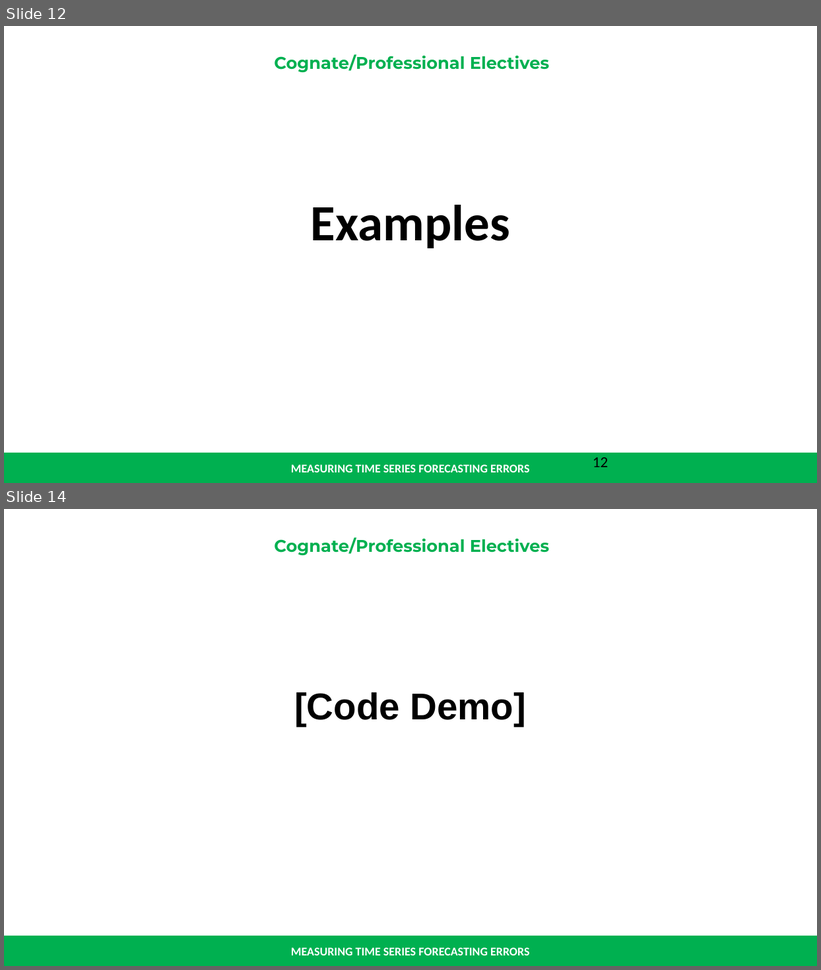
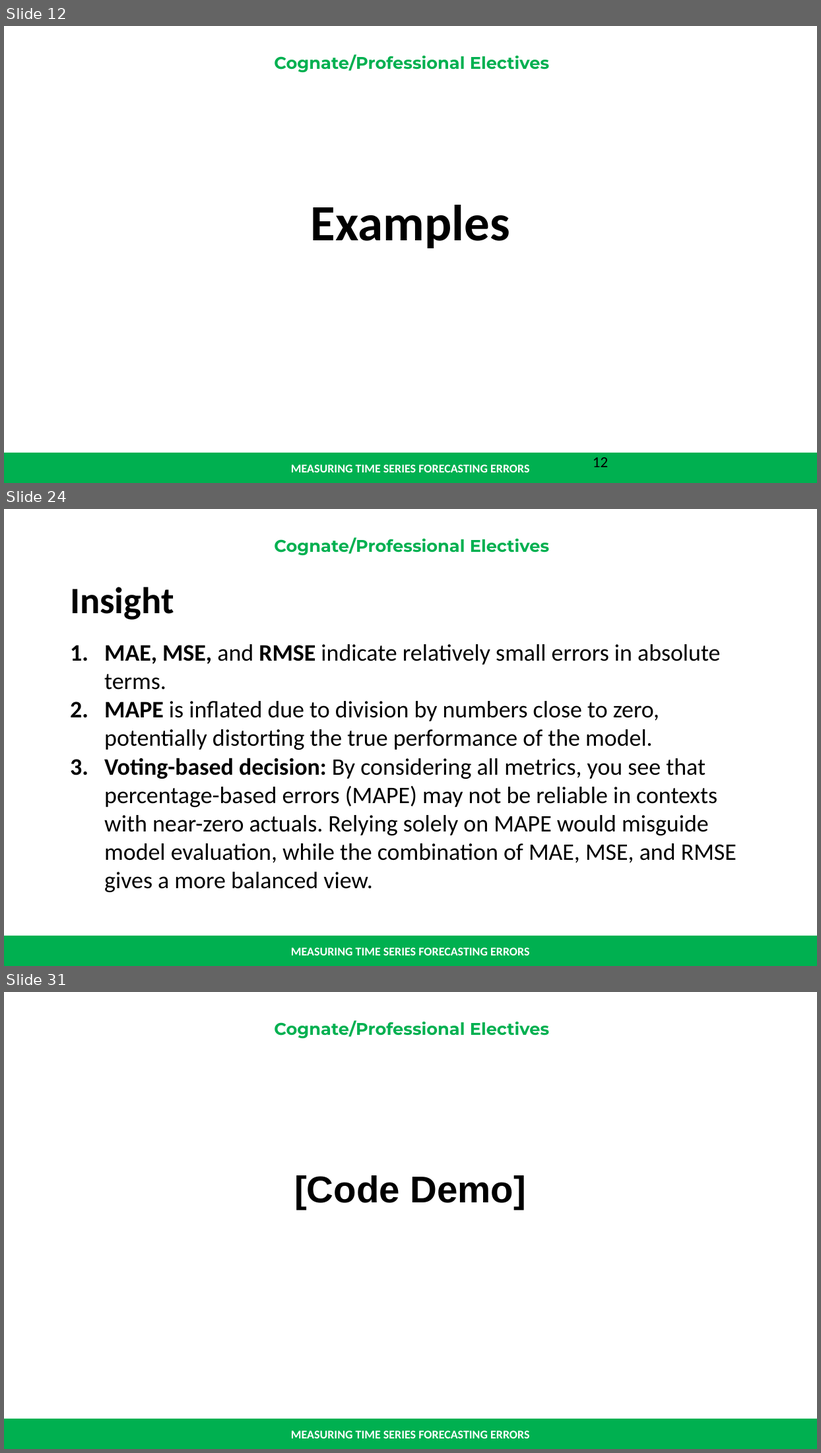
Before and after one commit to renatomaaliw3/public_files, a slide deck: CPE Electives (1 - 3)/01. Lectures Notebook/000. Presentations & Text Books/01. Presentation Slides/06.8 Measuring Forecasting Errors.pptx. Shown one above the other, each under a label of ours: slides 12 and 14 before the commit, slides 12, 24 and 31 after it; the slides between them are not shown. The pictures are 821x970 and 821x1453 pixels, drawn with LibreOffice and Linux fonts; fonts in the diff are those of the drawing. Boxes give left, top, right and bottom in pixels: in the first picture for what was removed or moved away, otherwise in the second. Text is boxed around its words. In the diff, an @@ line names an element or a change of style, - is before the commit and + after.

```diff
--- a/CPE Electives (1 - 3)/01. Lectures Notebook/000. Presentations & Text Books/01. Presentation Slides/06.8 Measuring Forecasting Errors.pptx
+++ b/CPE Electives (1 - 3)/01. Lectures Notebook/000. Presentations & Text Books/01. Presentation Slides/06.8 Measuring Forecasting Errors.pptx
@@ slide 24 added at (x1=4, y1=509, x2=817, y2=966), background #FFFFFF; not listed: 3 template elements that a slide beside it also shows @@
@@ text added at (x1=70, y1=587, x2=737, y2=892), 28 pt, text #000000 @@
+Insight
+1. MAE, MSE, and RMSE indicate relatively small errors in absolute terms.
+2. MAPE is inflated due to division by numbers close to zero, potentially distorting the true performance of the model.
+3. Voting-based decision: By considering all metrics, you see that percentage-based errors (MAPE) may not be reliable in contexts with near-zero actuals. Relying solely on MAPE would misguide model evaluation, while the combination of MAE, MSE, and RMSE gives a more balanced view.
@@ what was slide 14 is now slide 31 @@
```
Also in this commit, not shown: 1 slide changed, 16 other slides added, 1 other file.
